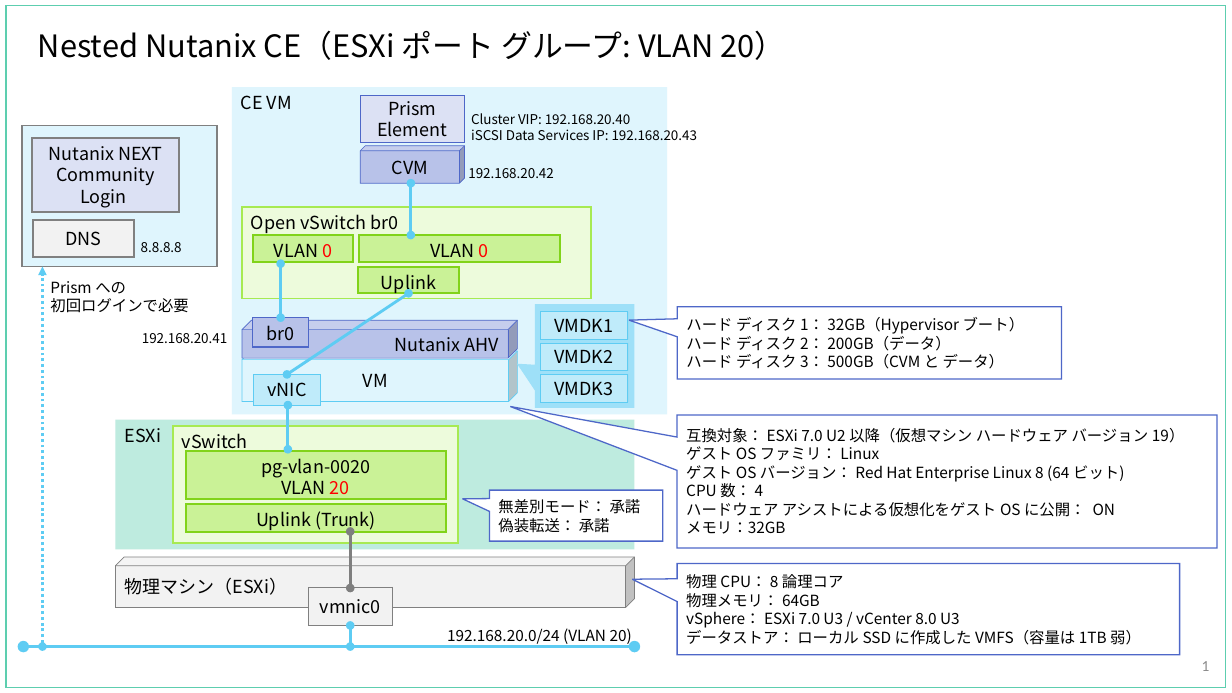
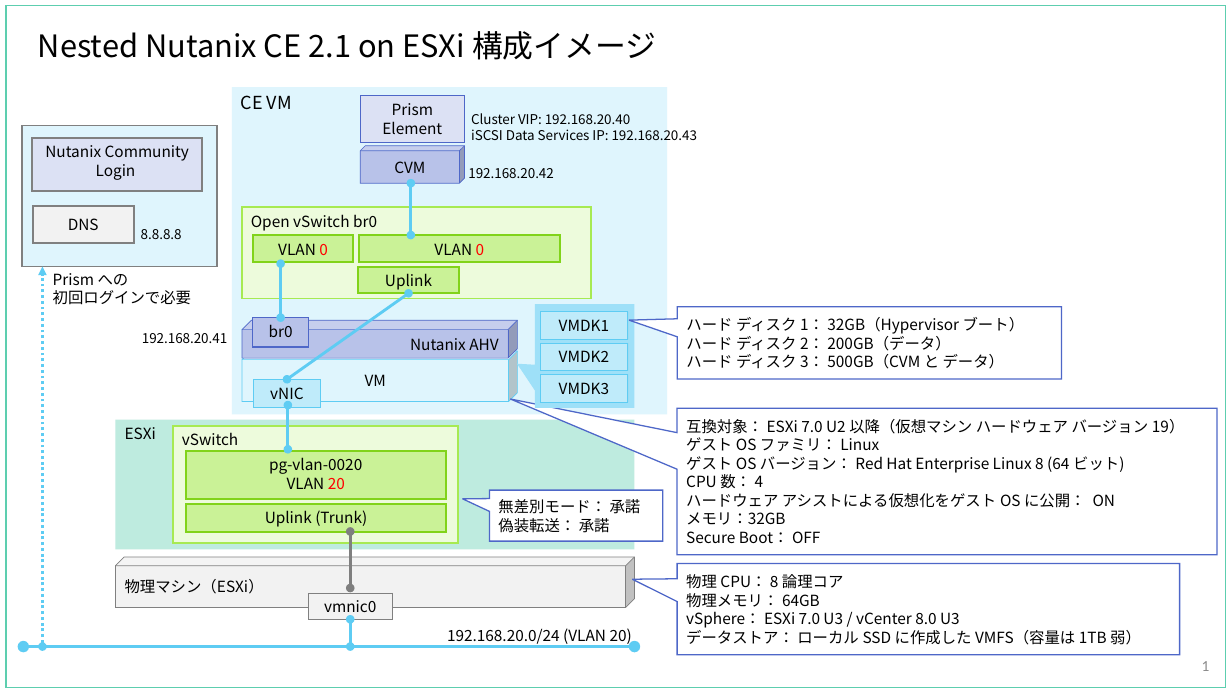
Before and after one commit to gowatana/ntnx-dialy, a slide deck: slide 1 of image-library/2024-09-15/Nutanix-Nested-CE_NW.pptx. Drawn at 1232x693 pixels with LibreOffice and Linux fonts; fonts in the diff are those of the drawing. Boxes give left, top, right and bottom in pixels: in the first picture for what was removed or moved away, otherwise in the second. Text is boxed around its words. In the diff, an @@ line names an element or a change of style, - is before the commit and + after.

Commit message:
Update CE 2.1 Nested Lab Image

```diff
--- a/image-library/2024-09-15/Nutanix-Nested-CE_NW.pptx
+++ b/image-library/2024-09-15/Nutanix-Nested-CE_NW.pptx
@@ title at (38,31,656,60): text changed @@
-Nested Nutanix CE（ESXi ポート グループ: VLAN 20）
+Nested Nutanix CE 2.1 on ESXi 構成イメージ
@@ rectangle "Nutanix Community": place and size @@
-rectangle "Nutanix Community" at (32,138,179,212)
+rectangle "Nutanix Community" at (32,138,202,191)
@@ text in rectangle at (45,145,189,161): text changed; size 14 to 12 pt @@
-Nutanix NEXT Community
+Nutanix Community
@@ text in rectangle at (96,164,136,180): size 14 to 12 pt in "Login" @@
@@ rectangle "DNS": place and size @@
-rectangle "DNS" at (32,220,134,258)
+rectangle "DNS" at (32,206,134,244)
@@ text "8.8.8.8": place and size @@
-text "8.8.8.8" at (141,242,182,252)
+text "8.8.8.8" at (141,229,182,239)
@@ text "Prism への": place and size @@
-text "Prism への" at (50,281,188,313)
+text "Prism への" at (53,273,191,305)
@@ double arrow moved from (409, 293) - (287, 374) to (409, 293) - (287, 379) @@
@@ cube "vNIC": place and size @@
-cube "vNIC" at (254,374,321,405)
+cube "vNIC" at (254,379,321,407)
@@ speech box "互換対象： ESXi 7.0 U2 以降（仮想マシン ...": place and size @@
-speech box "互換対象： ESXi 7.0 U2 以降（仮想マシン ..." at (677,415,1217,548)
+speech box "互換対象： ESXi 7.0 U2 以降（仮想マシン ..." at (677,409,1217,555)
@@ text in speech box at (686,531,820,543): paragraph added @@
+Secure Boot： OFF
@@ size 14 to 12 pt in 20 elements at (116,420,635,549), (360,95,465,141), (360,146,465,184), (242,351,518,402), (116,557,635,608), (173,426,458,543), (186,451,445,499), (242,321,518,359), (186,504,445,532), (242,207,592,299), (359,235,560,262), (359,267,458,294), (252,318,309,348), (253,236,353,262), (541,311,628,339), (541,343,628,371), (541,374,628,402), (254,379,321,407), (32,206,134,244), (309,593,392,620) @@
@@ cube "vmnic0": place and size @@
-cube "vmnic0" at (309,587,392,626)
+cube "vmnic0" at (309,593,392,620)
@@ double arrow moved from (350, 626) - (350, 647) to (350, 619) - (350, 647) @@
```
